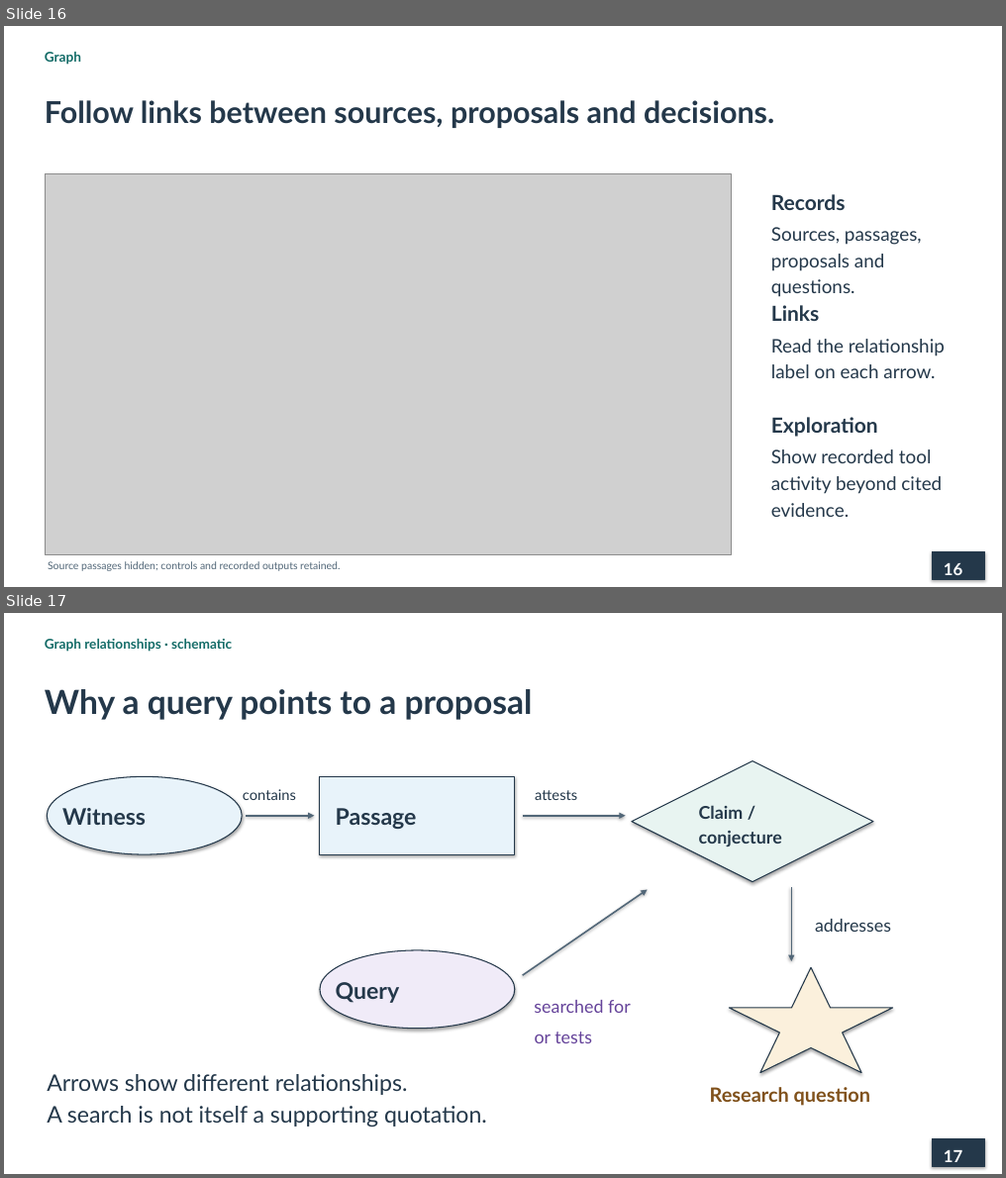
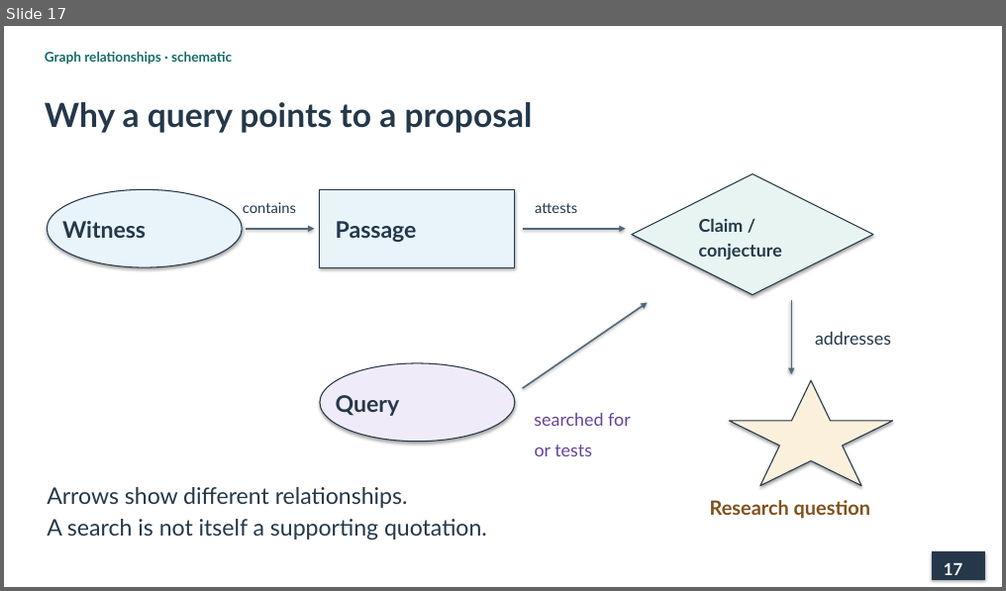
Before and after one commit to lopentu/cohort, a slide deck: docs/presentation/cohort-pnc-2026.pptx. Shown one above the other, each under a label of ours: slides 16 and 17 before the commit, slide 17 after it. The pictures are 1006x1178 and 1006x591 pixels, drawn with LibreOffice and Linux fonts; fonts in the diff are those of the drawing; grey boxes stand for pictures. Boxes give left, top, right and bottom in pixels: in the first picture for what was removed or moved away, otherwise in the second. Text is boxed around its words. In the diff, an @@ line names an element or a change of style, - is before the commit and + after.

Commit message:
Add visually checked workflow diagrams to each tab slide

```diff
--- a/docs/presentation/cohort-pnc-2026.pptx
+++ b/docs/presentation/cohort-pnc-2026.pptx
@@ slide 16 removed at (x1=4, y1=26, x2=1002, y2=587), background #FFFFFF @@
@@ text removed at (x1=45, y1=52, x2=81, y2=65) @@
-Graph
@@ text removed at (x1=45, y1=100, x2=774, y2=128) @@
-Follow links between sources, proposals and decisions.
@@ picture removed at (x1=45, y1=174, x2=731, y2=556) @@
@@ text removed at (x1=771, y1=194, x2=846, y2=210) @@
-Records
@@ text removed at (x1=771, y1=227, x2=922, y2=297) @@
-Sources, passages, proposals and questions.
@@ text removed at (x1=771, y1=305, x2=820, y2=321) @@
-Links
@@ text removed at (x1=771, y1=339, x2=944, y2=378) @@
-Read the relationship label on each arrow.
@@ text removed at (x1=771, y1=417, x2=878, y2=437) @@
-Exploration
@@ text removed at (x1=771, y1=450, x2=942, y2=517) @@
-Show recorded tool activity beyond cited evidence.
@@ rectangle removed at (x1=933, y1=553, x2=985, y2=579) @@
@@ text removed at (x1=48, y1=562, x2=340, y2=571) @@
-Source passages hidden; controls and recorded outputs retained.
@@ text removed at (x1=944, y1=564, x2=962, y2=575) @@
-16
```
Also in this commit, not shown: 1 slide changed, 4 slides added, 3 other slides removed, 3 other files.
